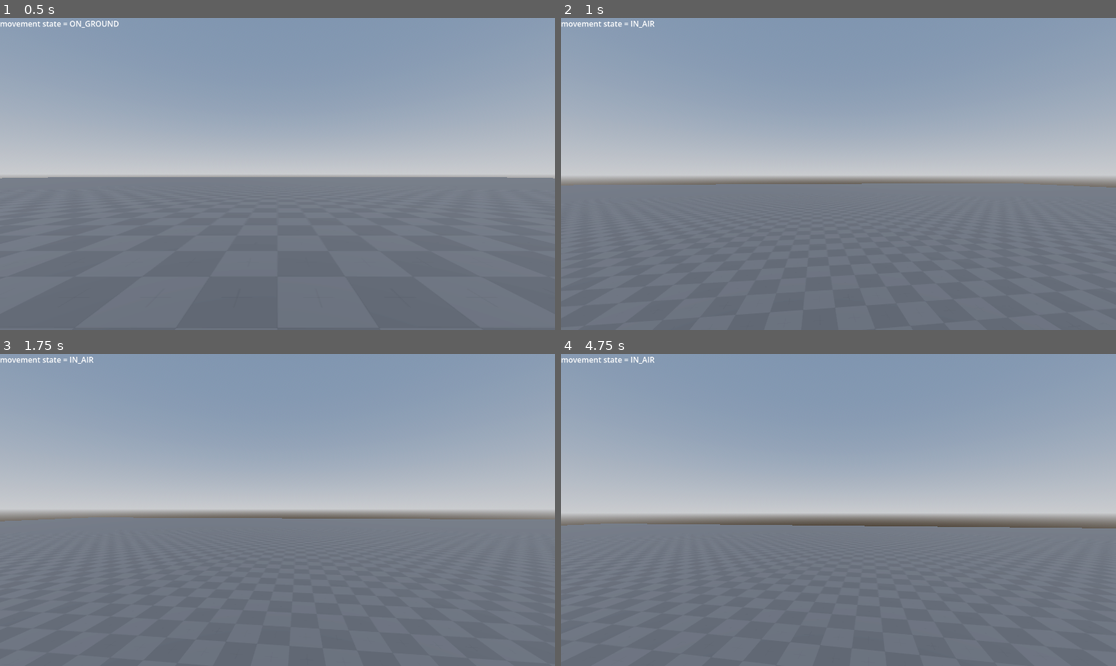
Above: before the commit, frames 1-4 (two rows, left to right).
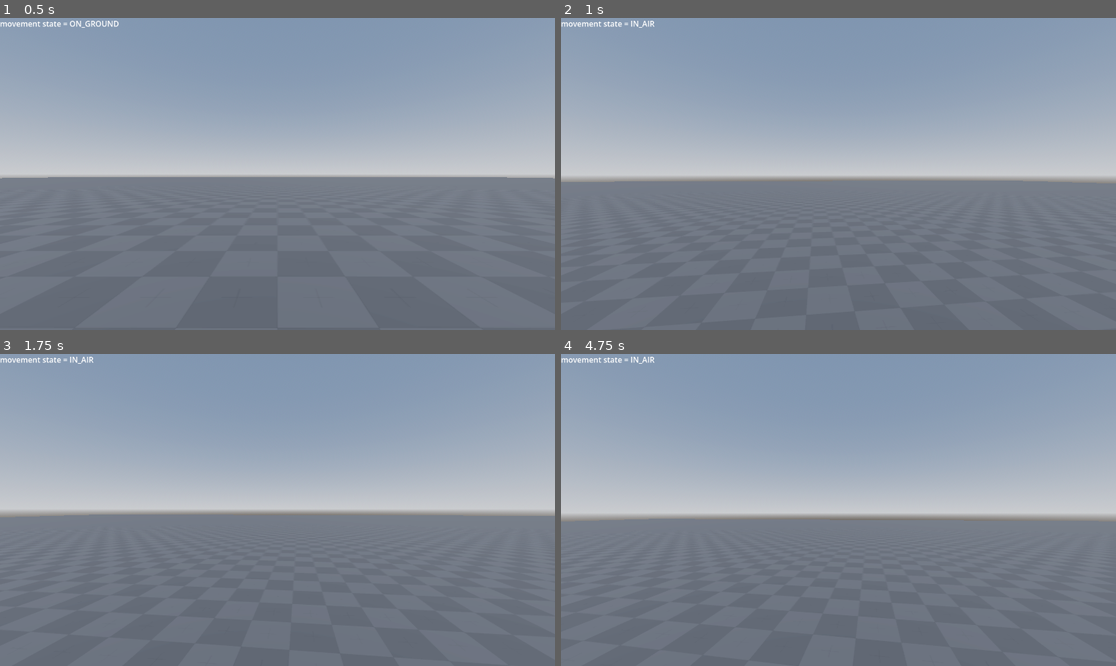
Above: after the commit, the same moments.

Repository: schlorp/Bo3Clone
Game: Godot game, scene res://Scenes/Game.tscn
The game is run twice, just before and just after one commit, with the same random seed, the same clock (stepped at 60 frames per second) and the same inputs.
Inputs (mouse positions are in pixels of both pictures, inside the frame that each line leads up to):
- Up to frame 1 (0.5 s): no input
- Up to frame 2 (1 s): tap Enter at 0.5 s; move the mouse to (866, 174) at 0.52 s; hold W (game_move_forward) from 0.53 s (still down); right-click (866, 174) at 0.6 s; click (866, 174) at 0.67 s; tap Space (game_jump) at 0.77 s
- Up to frame 3 (1.75 s): keep holding W (game_move_forward); move the mouse to (249, 510) at 1.27 s; click (249, 510) at 1.35 s; tap Space (game_jump) at 1.52 s
- Up to frame 4 (4.75 s): keep holding W (game_move_forward); tap Space (game_jump) at 2, 3.02, 3.5, 3.77, 4.52 s; move the mouse to (849, 503) at 2.02 s; tap V (game_switch_fire_mode) at 2.1 s; tap Enter at 2.75, 4.25 s; move the mouse to (832, 516) at 2.77 s; tap 1 (game_switch_key_1) at 2.85 s; click (832, 516) at 2.92 s; move the mouse to (877, 513) at 3.52 s; tap 2 (game_switch_key_2) at 3.6 s; move the mouse to (794, 506) at 4.27 s; right-click (794, 506) at 4.35 s

Frame 1 is identical in both runs. In frame 2, 0.4% of the frame differs, in the area x 0-100%, y 52-55%; in frame 3, 0.6%; in frame 4, 1.6%, in the area x 0-100%, y 53-56%.

Commit message:
cant move mid air any more with mouse

Diff:
--- a/Scripts/Movement/movement_node.gd
+++ b/Scripts/Movement/movement_node.gd
@@ -5,6 +5,8 @@
 @export var input_parser: PlayerInputParseNode
 @export var movement_speed: float = 5.0
 @export var jump_force: float = 2.5
+
+var jump_basis: Basis
 
 var player_movement_state: Enums.PlayerMovementState = Enums.PlayerMovementState.ON_GROUND
 
@@ -17,6 +19,7 @@
 	input_parser.connect("on_movement_input", Callable(self, "handle_movement_input"))
 	input_parser.connect("on_jump_input_just_pressed", Callable(self, "jump"))
 
+
 func handle_movement_input(vector: Vector3) -> void:
 	if player_movement_state == Enums.PlayerMovementState.IN_AIR:
 		return
@@ -28,9 +31,18 @@
 	movement_vector.x = direction.x
 	movement_vector.z = direction.z
 
+
 func apply_movementvector(delta: float) -> void:
-	parent_character.velocity = parent_character.transform.basis * movement_vector * movement_speed * delta
+	if player_movement_state == Enums.PlayerMovementState.IN_AIR:
+		parent_character.velocity = jump_basis * movement_vector * movement_speed * delta
+	else:
+		parent_character.velocity = parent_character.transform.basis * movement_vector * movement_speed * delta
+	print("Movement Vector: ", movement_vector)
+	print ("Transform Basis: ", parent_character.transform.basis)
+	print("Velocity: ", parent_character.velocity)
+
 	parent_character.move_and_slide()
+
 
 func apply_gravity(delta: float) -> void:
 	if !parent_character.is_on_floor():
@@ -38,15 +50,19 @@
 	else:
 		movement_vector.y = 0
 
+
 func _physics_process(delta: float) -> void:
 	apply_movementvector(delta)
 	apply_gravity(delta)
 	update_movement_state()
-	parent_character.move_and_slide()
+
 
 func jump() -> void:
 	if player_movement_state == Enums.PlayerMovementState.ON_GROUND:
+		jump_basis = parent_character.transform.basis
 		movement_vector.y = jump_force
+
+
 
 func update_movement_state() -> void:
 	if parent_character.is_on_floor():
